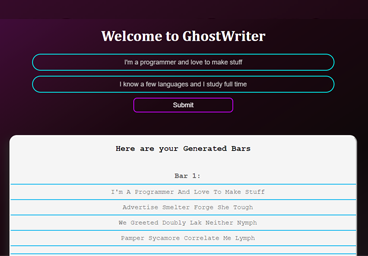
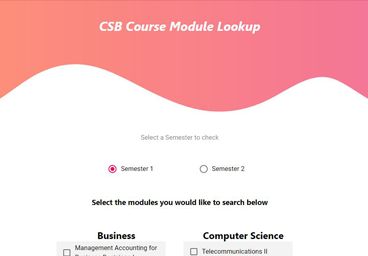
Before/after of a 368 × 256 layered artwork. What changed in the layer stack:
added layer "Layer 10" above "Layer 9 copy" over left=0, top=0, right=368, bottom=256
hid "Layer 9 copy" over left=0, top=19, right=368, bottom=256
hid "Layer 9" over left=0, top=0, right=368, bottom=256
hid "Layer 8" over left=0, top=0, right=368, bottom=256
